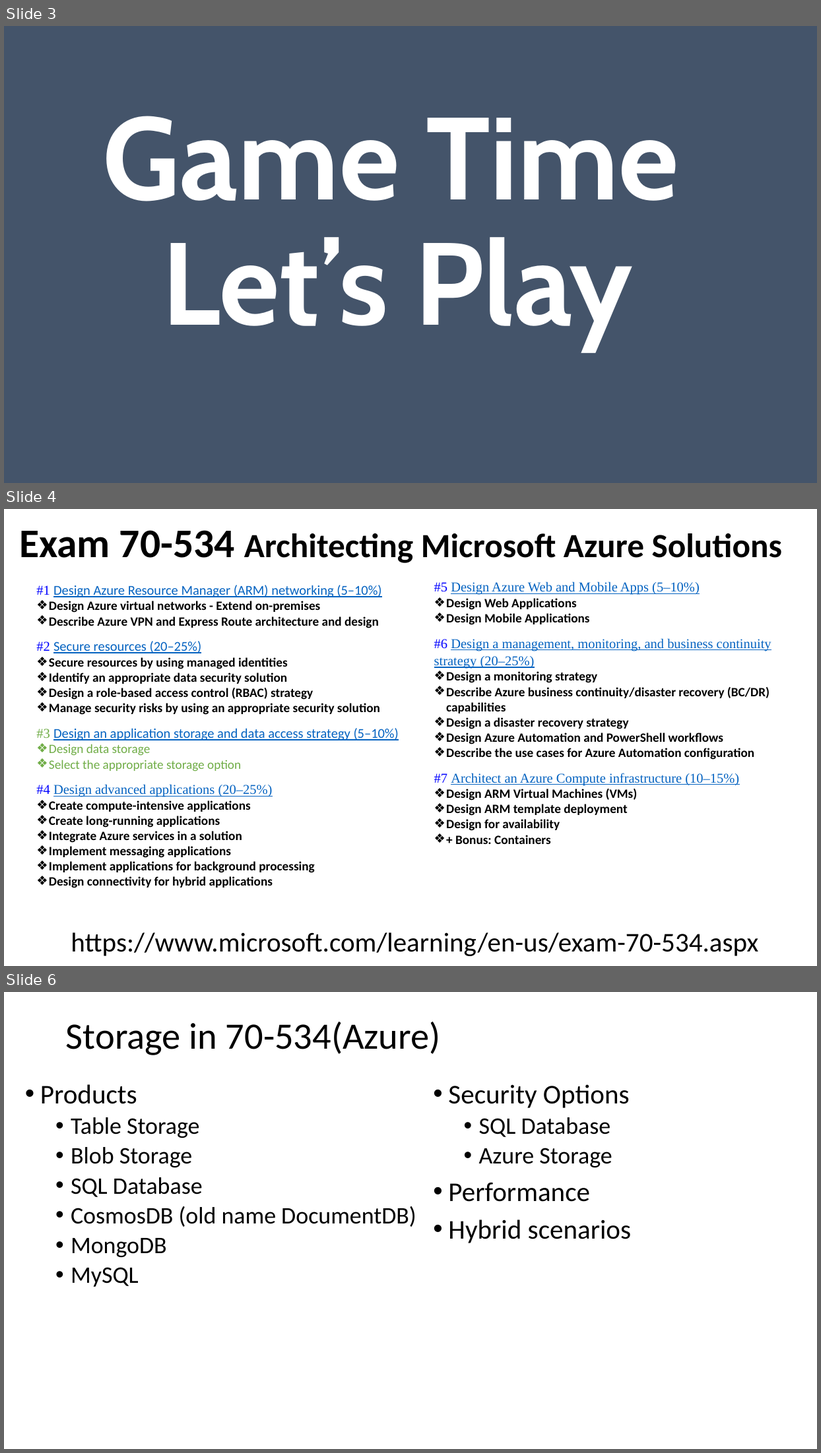
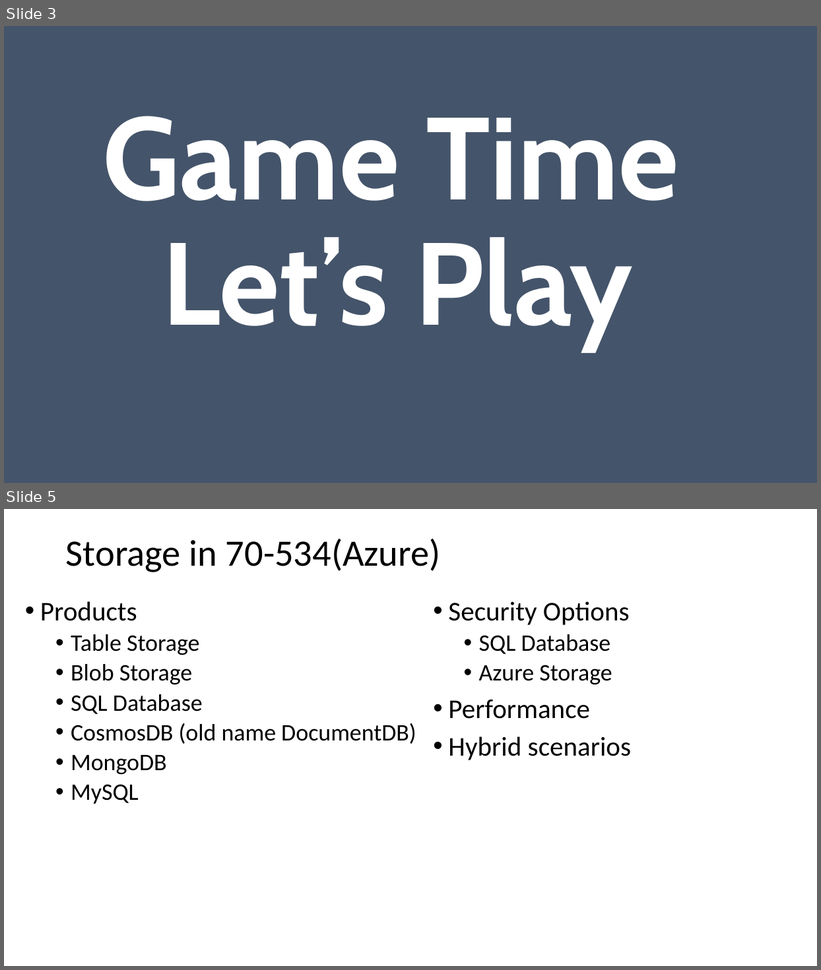
Before and after one commit to guruskill/70-535, a slide deck: Presentations/2018-01-NYC/70-535_02-Design-Data-Implementation.pptx. Shown one above the other, each under a label of ours: slides 3, 4 and 6 before the commit, slides 3 and 5 after it; the slides between them are not shown. The pictures are 821x1453 and 821x970 pixels, drawn with LibreOffice and Linux fonts; fonts in the diff are those of the drawing. Boxes give left, top, right and bottom in pixels: in the first picture for what was removed or moved away, otherwise in the second. Text is boxed around its words. In the diff, an @@ line names an element or a change of style, - is before the commit and + after.

```diff
--- a/Presentations/2018-01-NYC/70-535_02-Design-Data-Implementation.pptx
+++ b/Presentations/2018-01-NYC/70-535_02-Design-Data-Implementation.pptx
@@ slide 4 removed at [4, 509, 817, 966], background #FFFFFF @@
@@ title removed at [19, 530, 782, 563] @@
-Exam 70-534 Architecting Microsoft Azure Solutions
@@ text removed at [36, 585, 399, 889] @@
-#1 Design Azure Resource Manager (ARM) networking (5–10%)
-  ❖ Design Azure virtual networks - Extend on-premises
-  ❖ Describe Azure VPN and Express Route architecture and design
-  #2 Secure resources (20–25%)
-  ❖ Secure resources by using managed identities
-  ❖ Identify an appropriate data security solution
-  ❖ Design a role-based access control (RBAC) strategy
-  ❖ Manage security risks by using an appropriate security solution
-  #3 Design an application storage and data access strategy (5–10%)
-  ❖ Design data storage
-  ❖ Select the appropriate storage option
-  #4 Design advanced applications (20–25%)
-  ❖ Create compute-intensive applications
-  ❖ Create long-running applications
-  ❖ Integrate Azure services in a solution
-  ❖ Implement messaging applications
-  ❖ Implement applications for background processing
-  ❖ Design connectivity for hybrid applications
@@ text removed at [434, 582, 772, 844] @@
-  #5 Design Azure Web and Mobile Apps (5–10%)
-  ❖ Design Web Applications
-  ❖ Design Mobile Applications
-  #6 Design a management, monitoring, and business continuity strategy (20–25%)
-  ❖ Design a monitoring strategy
-  ❖ Describe Azure business continuity/disaster recovery (BC/DR) capabilities
-  ❖ Design a disaster recovery strategy
-  ❖ Design Azure Automation and PowerShell workflows
-  ❖ Describe the use cases for Azure Automation configuration
-  #7 Architect an Azure Compute infrastructure (10–15%)
-  ❖ Design ARM Virtual Machines (VMs)
-  ❖ Design ARM template deployment
-  ❖ Design for availability
-  ❖ + Bonus: Containers
@@ text removed at [71, 933, 758, 956] @@
-https://www.microsoft.com/learning/en-us/exam-70-534.aspx
@@ what was slide 6 is now slide 5 @@
```
Also in this commit, not shown: 1 slide changed, 1 other slide removed, 2 other files.
